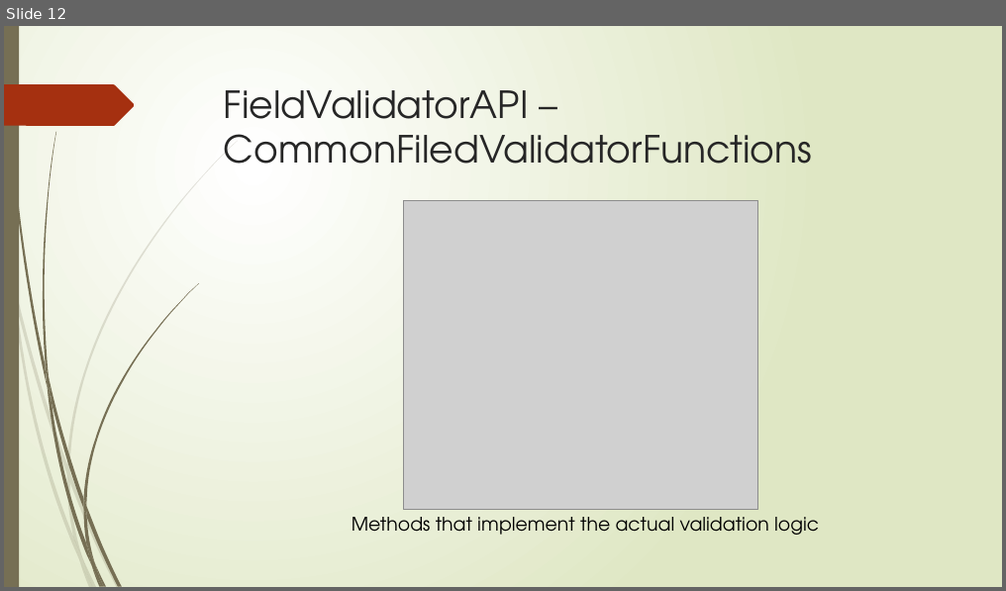
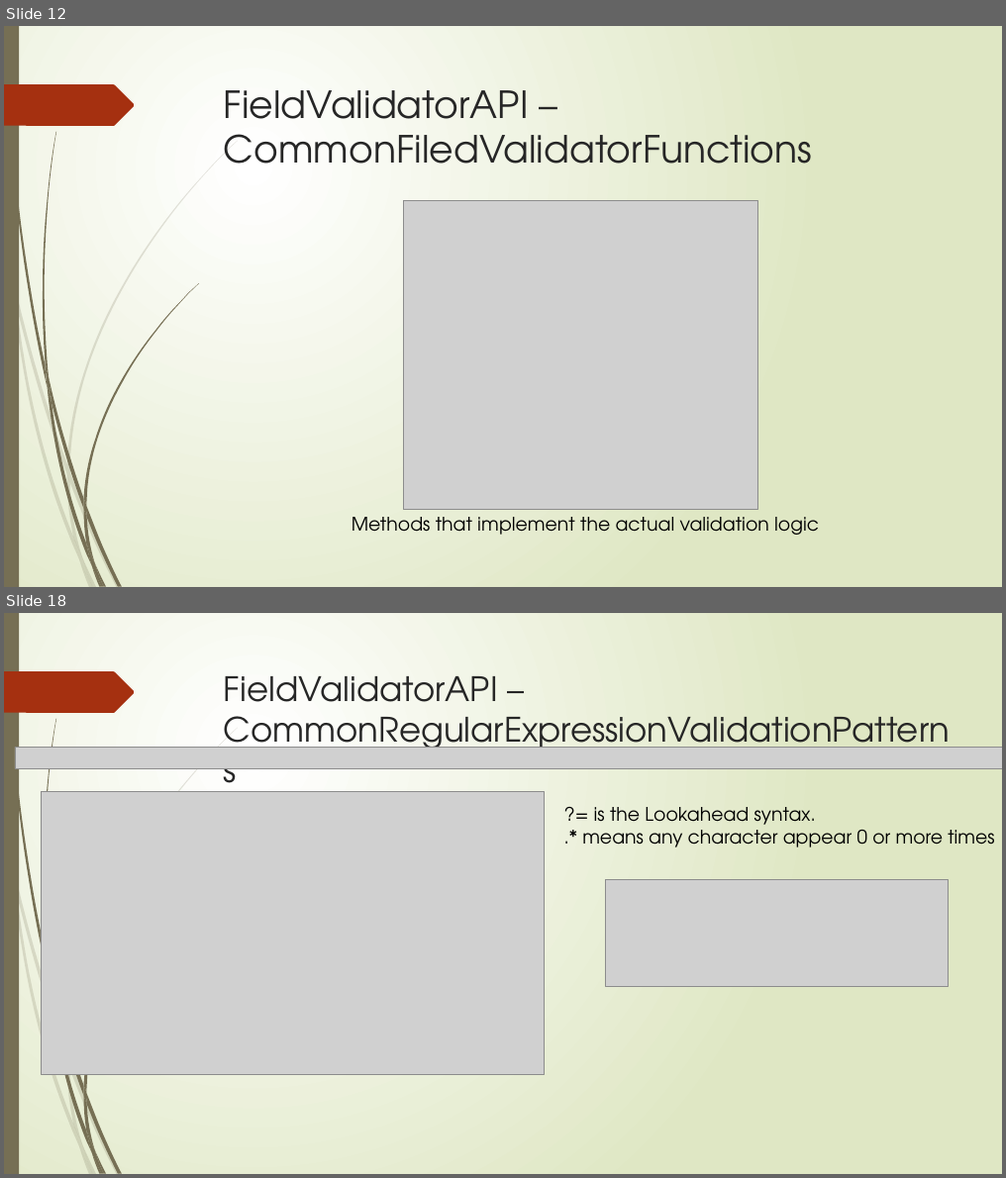
Before and after one commit to kenshih1989/CSharp_Delegates_ClubMembershipApplication, a slide deck: Cycling Club Registration App Note.pptx. Shown one above the other, each under a label of ours: slide 12 before the commit, slides 12 and 18 after it; the slides between them are not shown. The pictures are 1006x591 and 1006x1178 pixels, drawn with LibreOffice and Linux fonts; fonts in the diff are those of the drawing; grey boxes stand for pictures. Boxes give left, top, right and bottom in pixels: in the first picture for what was removed or moved away, otherwise in the second. Text is boxed around its words. In the diff, an @@ line names an element or a change of style, - is before the commit and + after.

```diff
--- a/Cycling Club Registration App Note.pptx
+++ b/Cycling Club Registration App Note.pptx
@@ slide 18 added at <box>4,613,1002,1174</box>, background gradient #FFFFFF to #DFE8C4; not listed: 22 template elements that a slide beside it also shows @@
@@ title added at <box>224,676,498,717</box>, 32.4 pt, text #262626 @@
+FieldValidatorAPI –
+CommonRegularExpressionValidationPatterns
@@ picture added at <box>15,747,1002,768</box> @@
@@ picture added at <box>41,791,545,1074</box> @@
@@ text added at <box>582,807,995,848</box>, 18 pt, text #000000 @@
+?= is the Lookahead syntax.
+.* means any character appear 0 or more times
@@ picture added at <box>605,879,947,986</box> @@
```
Also in this commit, not shown: 1 slide changed, 4 other slides added, 23 other files.
